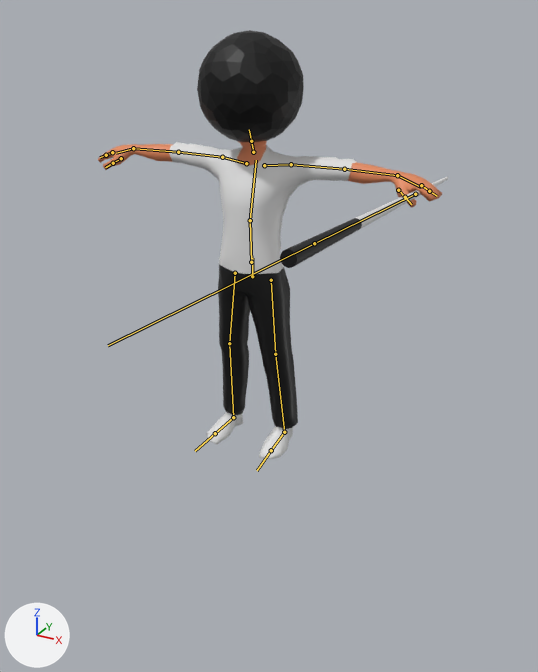
The FBX model Assets/testcharAnim.fbx as it was, and as the next commit left it.
Camera for both pictures: a 50 mm lens placed at (1.77, -3.04, 2.15), pointed at (0.21, -0.2, 0.73). Every picture has the same lights, and +X, +Y and +Z are marked at lower left. The bones that bend it are drawn over the model as lines.
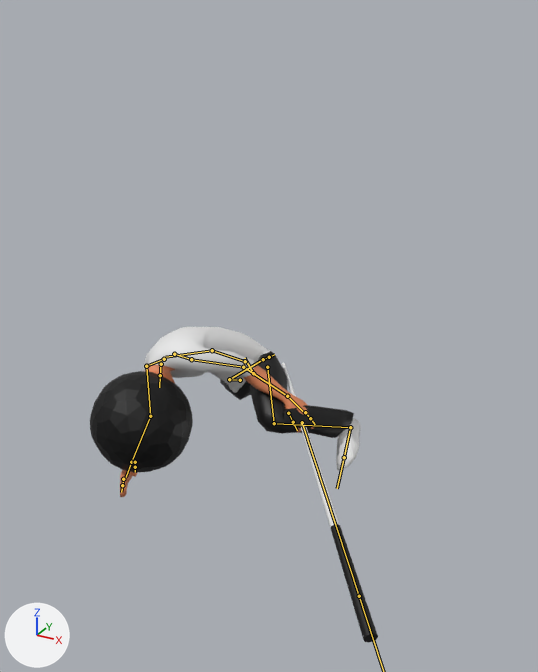
The newer file adds an action. The first version stands in its rest pose; the second is drawn at frame 20 of the action 'bip|die'.

Pixel boxes (x1, y1, x2, y2) of what changed, in the pictures (538 x 672 px):
'Sphere', posed (18% narrower, 27% shorter): before (98, 30, 448, 459); after (90, 327, 378, 642)
bone 'bip Pelvis', root to tip: before (252, 276) to (252, 258); after (253, 373) to (244, 358)
bone 'bip Spine', root to tip: before (251, 262) to (250, 220); after (245, 361) to (212, 350)
bone 'bip Spine1', root to tip: before (250, 220) to (256, 160); after (212, 350) to (165, 357)
bone 'bip Neck', root to tip: before (253, 152) to (251, 141); after (161, 364) to (160, 375)
bone 'bip L Clavicle', root to tip: before (264, 165) to (291, 164); after (174, 354) to (191, 359)
bone 'bip L UpperArm', root to tip: before (291, 164) to (344, 169); after (191, 359) to (243, 367)
bone 'bip L Forearm', root to tip: before (344, 169) to (397, 175); after (243, 367) to (287, 396)
bone 'bip L Hand', root to tip: before (397, 175) to (420, 187); after (287, 396) to (304, 412)
bone 'Queue', root to tip: before (415, 194) to (314, 243); after (302, 422) to (359, 596)
bone 'bip R UpperArm', root to tip: before (222, 157) to (178, 152); after (146, 366) to (150, 416)
bone 'bip R Forearm', root to tip: before (178, 152) to (133, 148); after (150, 416) to (131, 462)
bone 'bip R Hand', root to tip: before (133, 148) to (116, 153); after (131, 462) to (126, 477)
bone 'bip L Thigh', root to tip: before (271, 280) to (275, 354); after (267, 367) to (274, 423)
bone 'bip L Calf', root to tip: before (275, 354) to (284, 432); after (274, 423) to (350, 427)
bone 'bip L Foot', root to tip: before (284, 432) to (271, 450); after (350, 427) to (344, 457)
bone 'bip R Thigh', root to tip: before (235, 273) to (229, 343); after (240, 380) to (229, 379)
bone 'bip R Calf', root to tip: before (229, 343) to (233, 417); after (229, 379) to (263, 359)
bone 'bip R Foot', root to tip: before (233, 417) to (215, 433); after (263, 359) to (269, 357)

What changed in the scene script:
```text
Change bone_bip_pelvis:
    where bone_bip_pelvis = bpy.data.objects['bip'].pose.bones['bip Pelvis']
    bone_bip_pelvis.location: (0.0, 0.0, 0.0) -> (0.0, -54.2, 0.0)
    bone_bip_pelvis.rotation_quaternion: (1.0, 0.0, 0.0, 0.0) -> (0.953, 0.302, 0.0, 0.0)  # degrees (0, 0, 0) -> degrees (35, 0, 0)
Change bone_bip_spine:
    where bone_bip_spine = bpy.data.objects['bip'].pose.bones['bip Spine']  # child of 'bip Pelvis'
    bone_bip_spine.rotation_quaternion: (1.0, 0.0, 0.0, 0.0) -> (0.922, 0.03, -0.103, -0.371)  # degrees (0, 0, 0) -> degrees (8, -10, -45)
Change bone_bip_spine1:
    where bone_bip_spine1 = bpy.data.objects['bip'].pose.bones['bip Spine1']  # child of 'bip Spine'
    bone_bip_spine1.rotation_quaternion: (1.0, 0.0, 0.0, 0.0) -> (0.943, -0.006, 0.009, -0.333)  # degrees (0, 0, 0) -> degrees (-1, 1, -39)
Change bone_bip_neck:
    where bone_bip_neck = bpy.data.objects['bip'].pose.bones['bip Neck']  # child of 'bip Spine1'
    bone_bip_neck.rotation_quaternion: (1.0, 0.0, 0.0, 0.0) -> (0.903, 0.183, 0.033, -0.388)  # degrees (0, 0, 0) -> degrees (18, 12, -45)
Change bone_bip_l_clavicle:
    where bone_bip_l_clavicle = bpy.data.objects['bip'].pose.bones['bip L Clavicle']  # child of 'bip Spine1'
    bone_bip_l_clavicle.rotation_quaternion: (1.0, 0.0, 0.0, 0.0) -> (0.969, 0.082, -0.077, 0.221)  # degrees (0, 0, 0) -> degrees (7, -11, 25)
Change bone_bip_l_upperarm:
    where bone_bip_l_upperarm = bpy.data.objects['bip'].pose.bones['bip L UpperArm']  # child of 'bip L Clavicle'
    bone_bip_l_upperarm.rotation_quaternion: (1.0, 0.0, 0.0, 0.0) -> (0.835, 0.513, -0.184, 0.08)  # degrees (0, 0, 0) -> degrees (64, -23, -3)
Change bone_bip_l_forearm:
    where bone_bip_l_forearm = bpy.data.objects['bip'].pose.bones['bip L Forearm']  # child of 'bip L UpperArm'
    bone_bip_l_forearm.rotation_quaternion: (1.0, 0.0, 0.0, 0.0) -> (0.917, -0.024, -0.361, 0.167)  # degrees (0, 0, 0) -> degrees (-13, -41, 25)
Change bone_bip_l_hand:
    where bone_bip_l_hand = bpy.data.objects['bip'].pose.bones['bip L Hand']  # child of 'bip L Forearm'
    bone_bip_l_hand.rotation_quaternion: (1.0, 0.0, 0.0, 0.0) -> (0.998, -0.013, -0.045, 0.046)  # degrees (0, 0, 0) -> degrees (-2, -5, 5)
Change bone_queue:
    where bone_queue = bpy.data.objects['bip'].pose.bones['Queue']  # child of 'bip L Hand'
    bone_queue.rotation_quaternion: (1.0, 0.0, 0.0, 0.0) -> (0.981, -0.102, -0.166, 0.008)  # degrees (0, 0, 0) -> degrees (-12, -19, 3)
Change bone_bip_r_upperarm:
    where bone_bip_r_upperarm = bpy.data.objects['bip'].pose.bones['bip R UpperArm']  # child of 'bip R Clavicle'
    bone_bip_r_upperarm.rotation_quaternion: (1.0, 0.0, 0.0, 0.0) -> (0.647, -0.262, 0.518, 0.494)  # degrees (0, 0, 0) -> degrees (28, 68, 94)
Change bone_bip_r_forearm:
    where bone_bip_r_forearm = bpy.data.objects['bip'].pose.bones['bip R Forearm']  # child of 'bip R UpperArm'
    bone_bip_r_forearm.rotation_quaternion: (1.0, 0.0, 0.0, 0.0) -> (0.936, 0.072, -0.113, 0.325)  # degrees (0, 0, 0) -> degrees (4, -15, 38)
Change bone_bip_r_hand:
    where bone_bip_r_hand = bpy.data.objects['bip'].pose.bones['bip R Hand']  # child of 'bip R Forearm'
    bone_bip_r_hand.rotation_quaternion: (1.0, 0.0, 0.0, 0.0) -> (0.983, -0.165, -0.072, 0.043)  # degrees (0, 0, 0) -> degrees (-19, -7, 6)
Change bone_bip_l_thigh:
    where bone_bip_l_thigh = bpy.data.objects['bip'].pose.bones['bip L Thigh']  # child of 'bip Pelvis'
    bone_bip_l_thigh.rotation_quaternion: (1.0, 0.0, 0.0, 0.0) -> (0.881, -0.025, -0.149, -0.449)  # degrees (0, 0, 0) -> degrees (5, -17, -55)
Change bone_bip_l_calf:
    where bone_bip_l_calf = bpy.data.objects['bip'].pose.bones['bip L Calf']  # child of 'bip L Thigh'
    bone_bip_l_calf.rotation_quaternion: (1.0, 0.0, 0.0, 0.0) -> (0.591, 0.135, 0.262, 0.751)  # degrees (0, 0, 0) -> degrees (34, 6, 105)
Change bone_bip_l_foot:
    where bone_bip_l_foot = bpy.data.objects['bip'].pose.bones['bip L Foot']  # child of 'bip L Calf'
    bone_bip_l_foot.rotation_quaternion: (1.0, 0.0, 0.0, 0.0) -> (0.976, 0.002, -0.016, 0.216)  # degrees (0, 0, 0) -> degrees (0, -2, 25)
Change bone_bip_r_thigh:
    where bone_bip_r_thigh = bpy.data.objects['bip'].pose.bones['bip R Thigh']  # child of 'bip Pelvis'
    bone_bip_r_thigh.rotation_quaternion: (1.0, 0.0, 0.0, 0.0) -> (0.705, -0.459, -0.172, 0.513)  # degrees (0, 0, 0) -> degrees (-58, 13, 65)
Change bone_bip_r_calf:
    where bone_bip_r_calf = bpy.data.objects['bip'].pose.bones['bip R Calf']  # child of 'bip R Thigh'
    bone_bip_r_calf.rotation_quaternion: (1.0, 0.0, 0.0, 0.0) -> (0.942, 0.269, 0.16, 0.117)  # degrees (0, 0, 0) -> degrees (34, 14, 18)
Change bone_bip_r_foot:
    where bone_bip_r_foot = bpy.data.objects['bip'].pose.bones['bip R Foot']  # child of 'bip R Calf'
    bone_bip_r_foot.rotation_quaternion: (1.0, 0.0, 0.0, 0.0) -> (0.762, 0.04, -0.097, -0.64)  # degrees (0, 0, 0) -> degrees (11, -6, -81)
```
